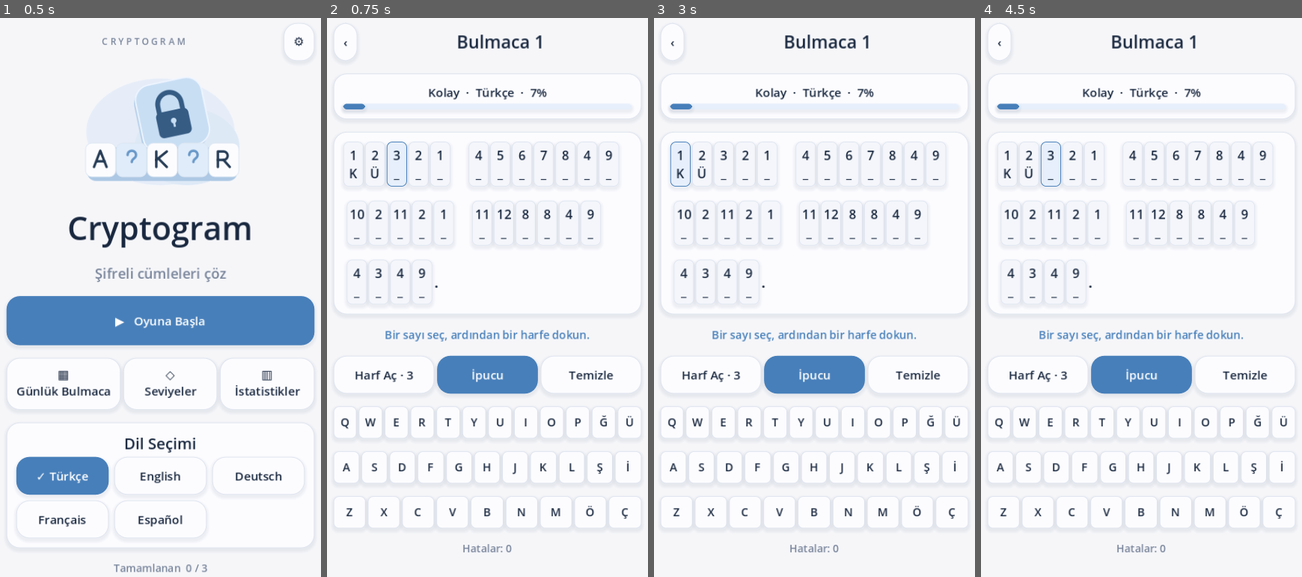
Above: before the commit, frames 1-4 (left to right).
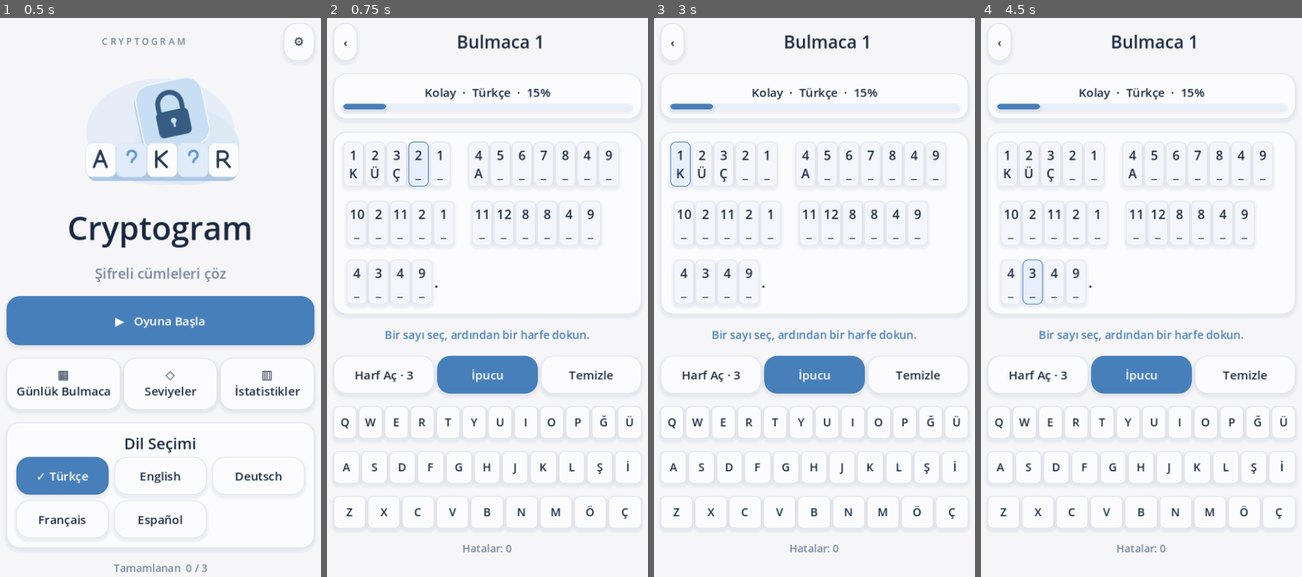
Above: after the commit, the same moments.

Repository: mehtapkirkgoz/cryptogram-mobile
Game: Godot game, scene res://scenes/main.tscn
The game is run twice, just before and just after one commit, with the same random seed, the same clock (stepped at 60 frames per second) and the same inputs.
Inputs:
- Up to frame 1 (0.5 s): no input
- Up to frame 2 (0.75 s): click "▶ Oyuna Başla" at 0.5 s
- Up to frame 3 (3 s): click "‹" at 1.25 s; click "▶ Oyuna Başla" at 2 s; click "1 K" at 2.75 s
- Up to frame 4 (4.5 s): click "2 Ü" at 3.5 s; click "3 _" at 4.25 s

Frame 1 is identical in both runs. In frame 2, 0.6% of the frame differs, in the area x 10-70%, y 12-31%; in frame 3, 0.5%; in frame 4, 0.7%, in the area x 10-70%, y 12-52%.

Commit message:
Tune starting hints by difficulty

Diff:
--- a/scripts/main.gd
+++ b/scripts/main.gd
@@ -188,8 +188,8 @@
 
 func starter_hints(index: int) -> int:
 	if daily:
-		return 1
-	return [2, 1, 0][mini(index, 2)]
+		return 3
+	return [4, 3, 2][mini(index, 2)]
 
 func difficulty(index: int) -> String:
 	return [tr_text("easy"), "Orta", "Zor"][mini(index, 2)]
